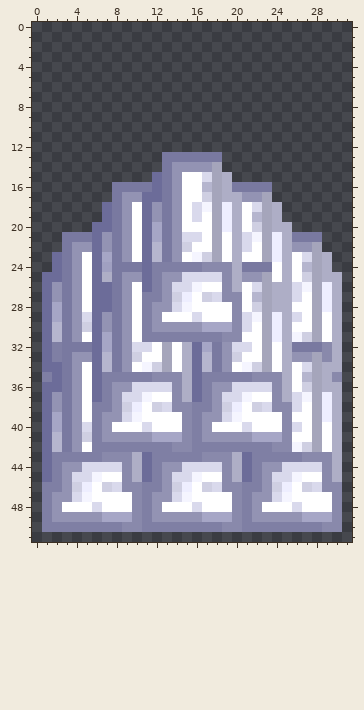
A pixel-art sprite gets an edit: kingslayer/resources/images/iron_ingots.png. The picture above is the old version.
The file is 32x52 pixels. Pixels under 10% opacity are left out. Colours within 5 levels of each other are drawn and written as one.
Now the later version:
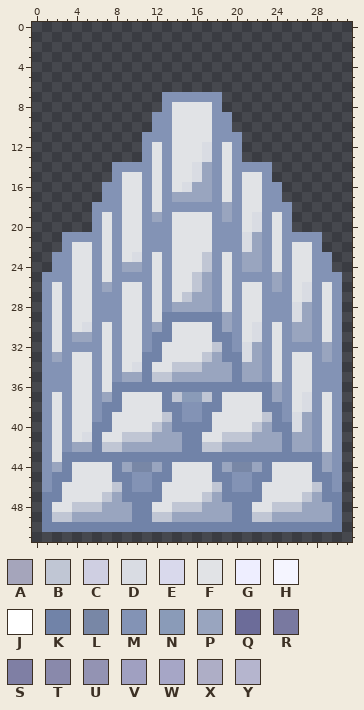
Palette (. is transparent): A #a5a5bb  B #c0c6d4  C #cfcfe2  D #d9dce3  E #d9d9ec  F #e1e3e6  G #eeeeff  H #f5f5ff  J #ffffff  K #7183a8  L #7887a6  M #8393b5  N #8a9bb8  P #99a5bf  Q #6c6c99  R #7979a0  S #7f7fa4  T #8989ab  U #9393b3  V #a0a0c1  W #a6a6c6  X #aeaec6  Y #b5b5ce
Changes in this commit:
Changed rows in their new state; - is an unchanged pixel.
first column x 1:
 7 ------------MMMMMM------------
 8 ------------MFFFFM------------
 9 -----------MMFFFFMM-----------
10 -----------MMFFFFMM-----------
11 ----------MMMFFFFMMM----------
12 ----------MFMFFFDMFM----------
13 ----------MFMFFFDMFM----------
14 -------MMMMFMFFDPMFMMMM-------
15 -------MFFMFMFFDPMFMFFM-------
16 ------MMFFMFMFDPPMFMFFMM------
17 ------MMFFMFMPPPPMFMFFMM------
18 -----MMMFFMFMMMMMMPMFFMMM-----
19 -----MFMFFMPMFFFFMPMFDMFM-----
20 -----MFMFFMMMFFFFMMMFDMFM-----
21 --MMMMFMFFMMMFFFFMMMDPMFMMMM--
22 --MFFMFMFFMMMFFFFMMMDPMFMFFM--
23 -MMFFMFMFDMFMFFFBMFMPPMFMFFMM-
24 -MMFFMFMPPMFMFFFBMFMPPMFMFFMM-
25 MMMFFMFMMMMFMFFBPMFMMMMPMFFMMM
26 MFMFFMPMFFMFMFFBPMFMFFMPMFDMFM
27 MFMFFMMMFFMFMFBPPMFMFFMMMFDMFM
28 MFMFFMMMFFMFMPPPPMFMFFMMMDPMFM
29 MFMFFMMMFFMFKKKKKKPMFFMMMDPMFM
30 MFMFDMFMFFMPKFFFFKPMFDMFMPPMFM
31 MFMPPMFMFFMKKFFFFKKMFDMFMPPMFM
32 MFMMMMFMFFMKFFFFFBKMDPMFMMMMPM
33 MPMFFMFMFFKKFFFFBPKKDPMFMFFMPM
34 MMMFFMFMFDKFFBBBPPPKPPMFMFFMMM
35 MMMFFMFMPPKBBPPPPPPKPPMFMFFMMM
36 MMMFFMFKKKKKKKKKKKKKKKKPMFFMMM
37 MFMFFMPKFFFFKBNNBKFFFFKPMFDMFM
38 MFMFFMKKFFFFKKMMKKFFFFKKMFDMFM
39 MFMFFMKFFFFFBKMMKFFFFFBKMDPMFM
40 MFMFFKKFFFFBPKKKKFFFFBPKKDPMFM
41 MFMFDKFFBBBPPPKKFFBBBPPPKPPMFM
42 MFMPPKBBPPPPPPKKBBPPPPPPKPPMFM
43 MFKKKKKKKKKKKKKKKKKKKKKKKKKKPM
44 MPKFFFFKPLLPKFFFFKPLLPKFFFFKPM
45 MKKFFFFKKMMKKFFFFKKMMKKFFFFKKM
46 MKFFFFFBKMMKFFFFFBKMMKFFFFFBKM
47 KKFFFFBPKKKKFFFFBPKKKKFFFFBPKK
48 KFFBBBPPPKKFFBBBPPPKKFFBBBPPPK
49 KBBPPPPPPKKBBPPPPPPKKBBPPPPPPK
50 KKKKKKKKKKKKKKKKKKKKKKKKKKKKKK
Where, in picture pixels (left, top, right, bottom), the same in both pictures:
changed: (42, 92, 342, 532)
